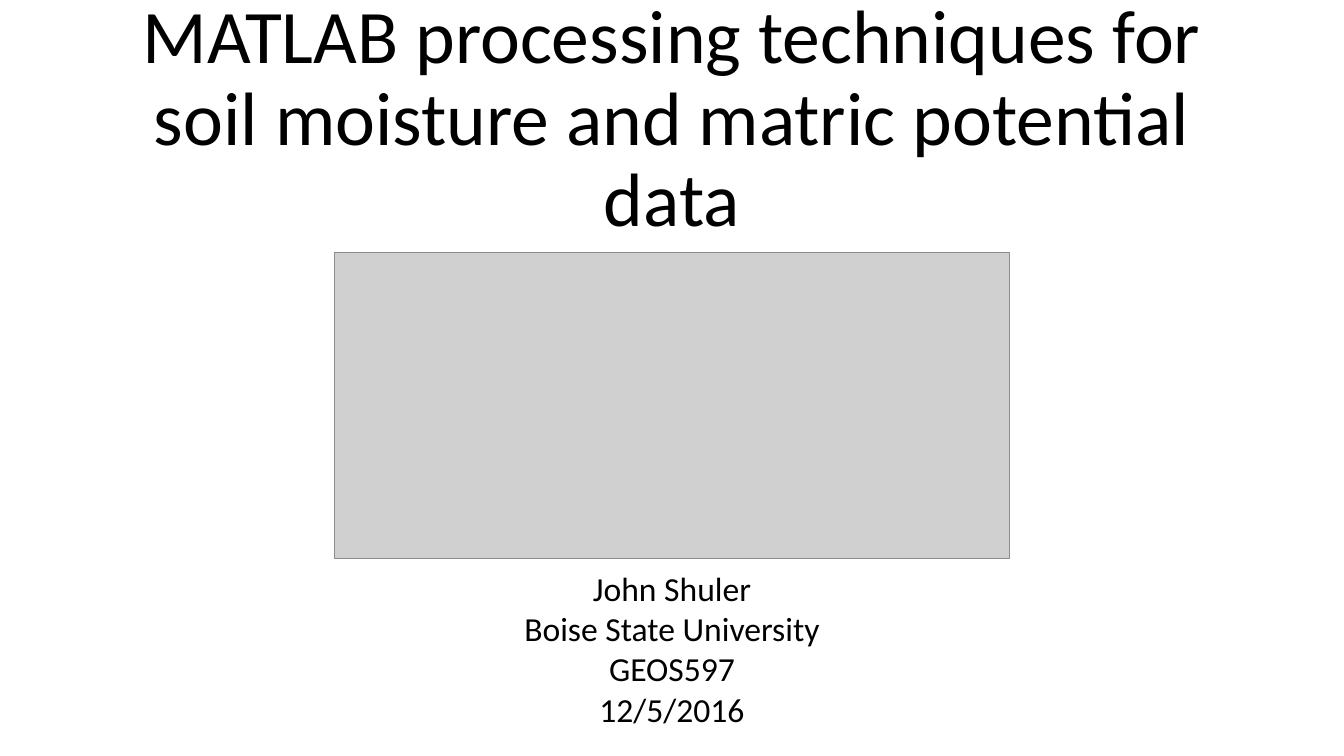
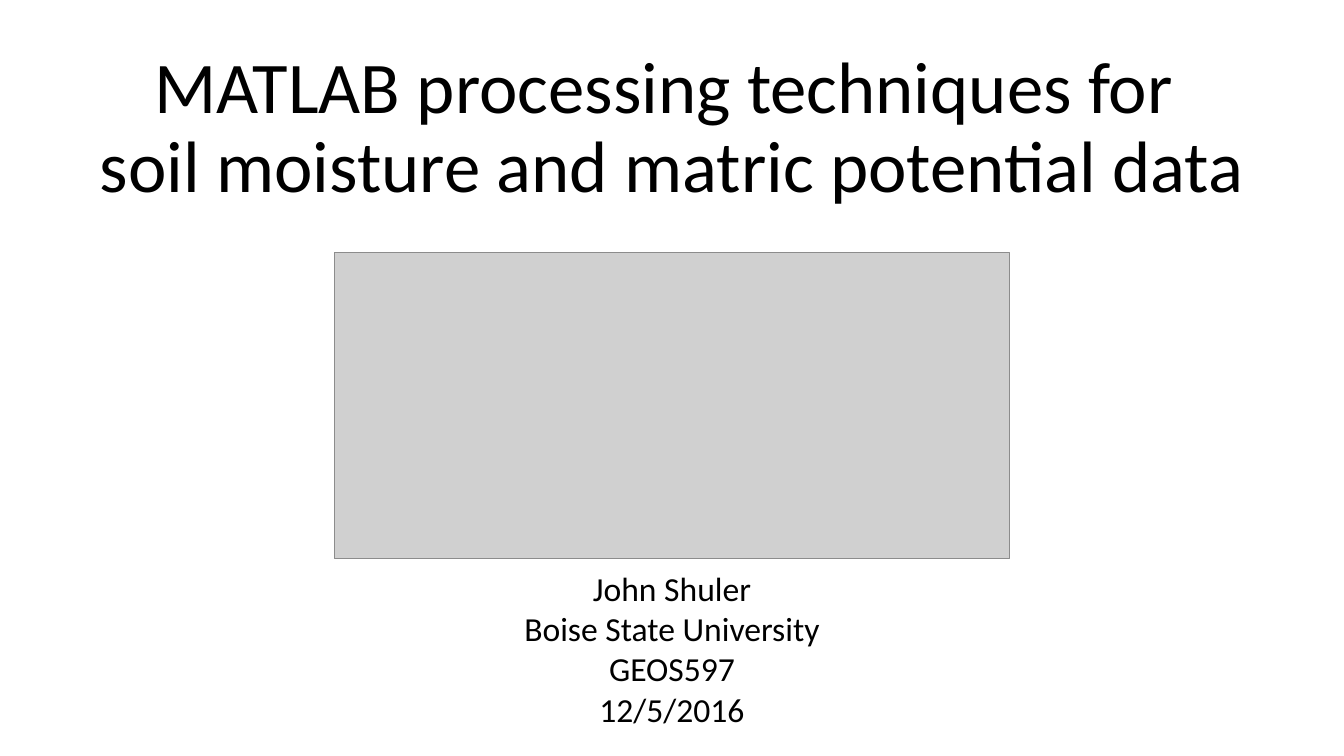
Before and after one commit to jbshuler/GEOS397, a slide deck: slide 1 of Homework/Final Project/GEO597_TermProject_Shuler.pptx. Drawn at 1344x756 pixels with LibreOffice and Linux fonts; fonts in the diff are those of the drawing; grey boxes stand for pictures. Boxes give left, top, right and bottom in pixels: in the first picture for what was removed or moved away, otherwise in the second. Text is boxed around its words. In the diff, an @@ line names an element or a change of style, - is before the commit and + after.

```diff
--- a/Homework/Final Project/GEO597_TermProject_Shuler.pptx
+++ b/Homework/Final Project/GEO597_TermProject_Shuler.pptx
@@ title "MATLAB processing techniques for soil ...": place and size @@
-title "MATLAB processing techniques for soil ..." at bbox=[143, 10, 1201, 227]
+title "MATLAB processing techniques for soil ..." at bbox=[100, 62, 1244, 204]
@@ title "MATLAB processing techniques for soil ..." at bbox=[100, 62, 1244, 204]: size 54 to 52 pt @@
```
Also in this commit, not shown: 7 other files.
